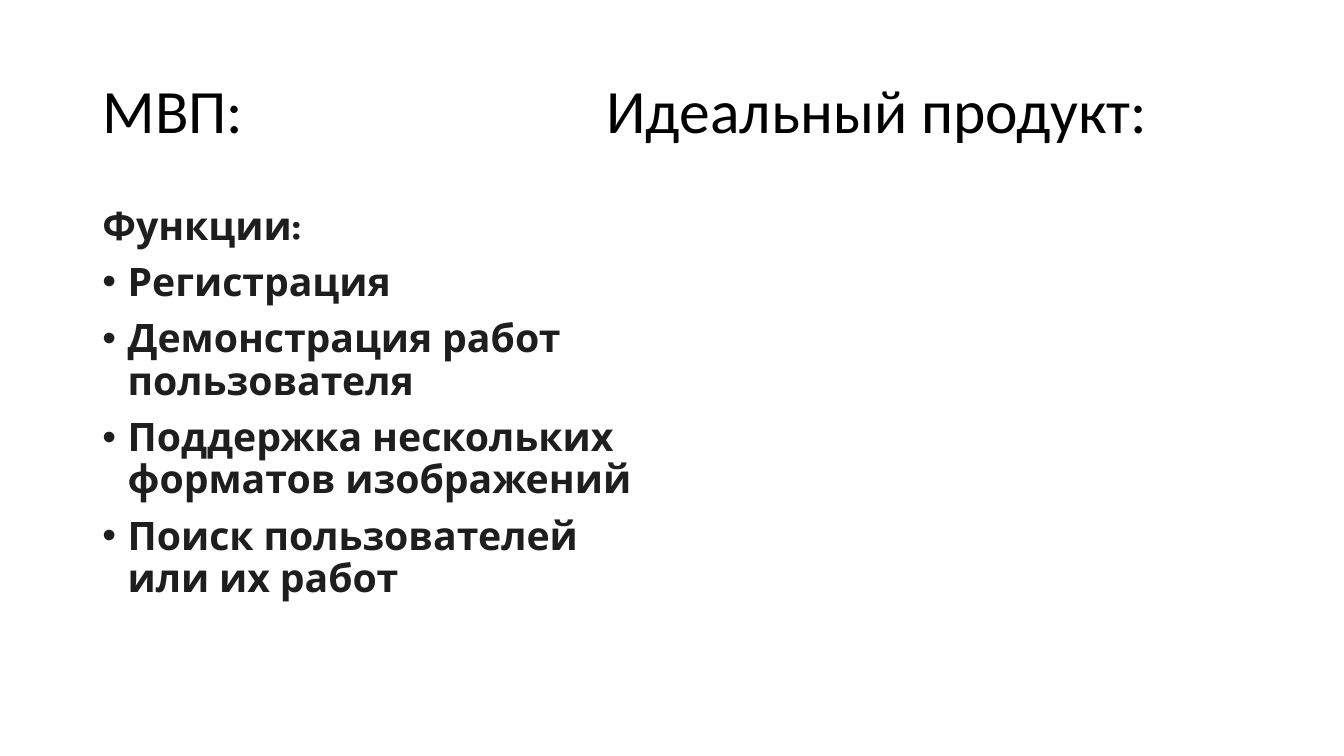
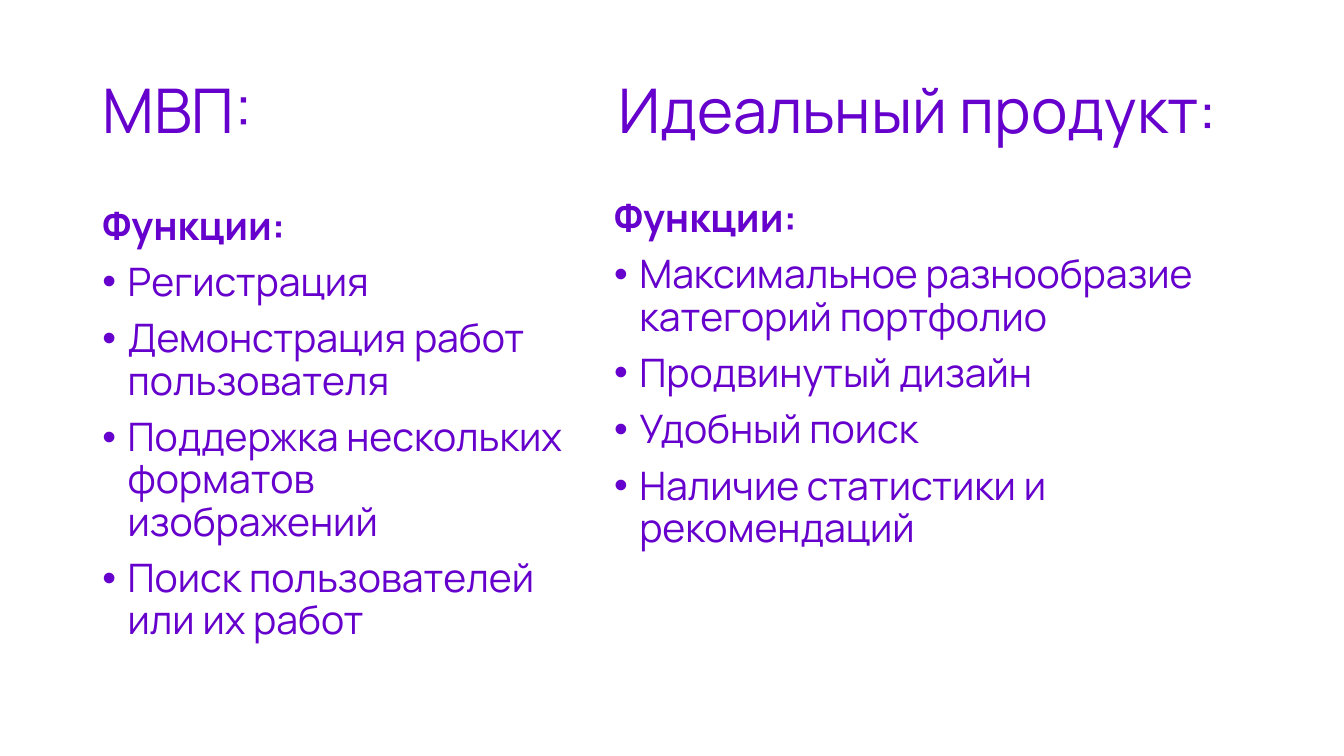
Before and after one commit to limurSC/WebProject, a slide deck: slide 8 of Аналитика/Проект — копия.pptx. Drawn at 1344x756 pixels with LibreOffice and Linux fonts; fonts in the diff are those of the drawing. Boxes give left, top, right and bottom in pixels: in the first picture for what was removed or moved away, otherwise in the second. Text is boxed around its words. In the diff, an @@ line names an element or a change of style, - is before the commit and + after.

```diff
--- a/Аналитика/Проект — копия.pptx
+++ b/Аналитика/Проект — копия.pptx
@@ title "МВП: Идеальный продукт:" at (x1=102, y1=88, x2=1217, y2=148): font Calibri to Manrope, text colour #000000 to #6600CC @@
@@ text "Функции:" at (x1=102, y1=211, x2=562, y2=644): font Karla to Manrope, text colour #1E1E1E to #6600CC, bold off @@
@@ text added at (x1=614, y1=203, x2=1193, y2=552), 28 pt, text #6600CC @@
+Функции:
+• Максимальное разнообразие категорий портфолио
+• Продвинутый дизайн
+• Удобный поиск
+• Наличие статистики и рекомендаций
```
Also in this commit, not shown: 2 other slides changed.
